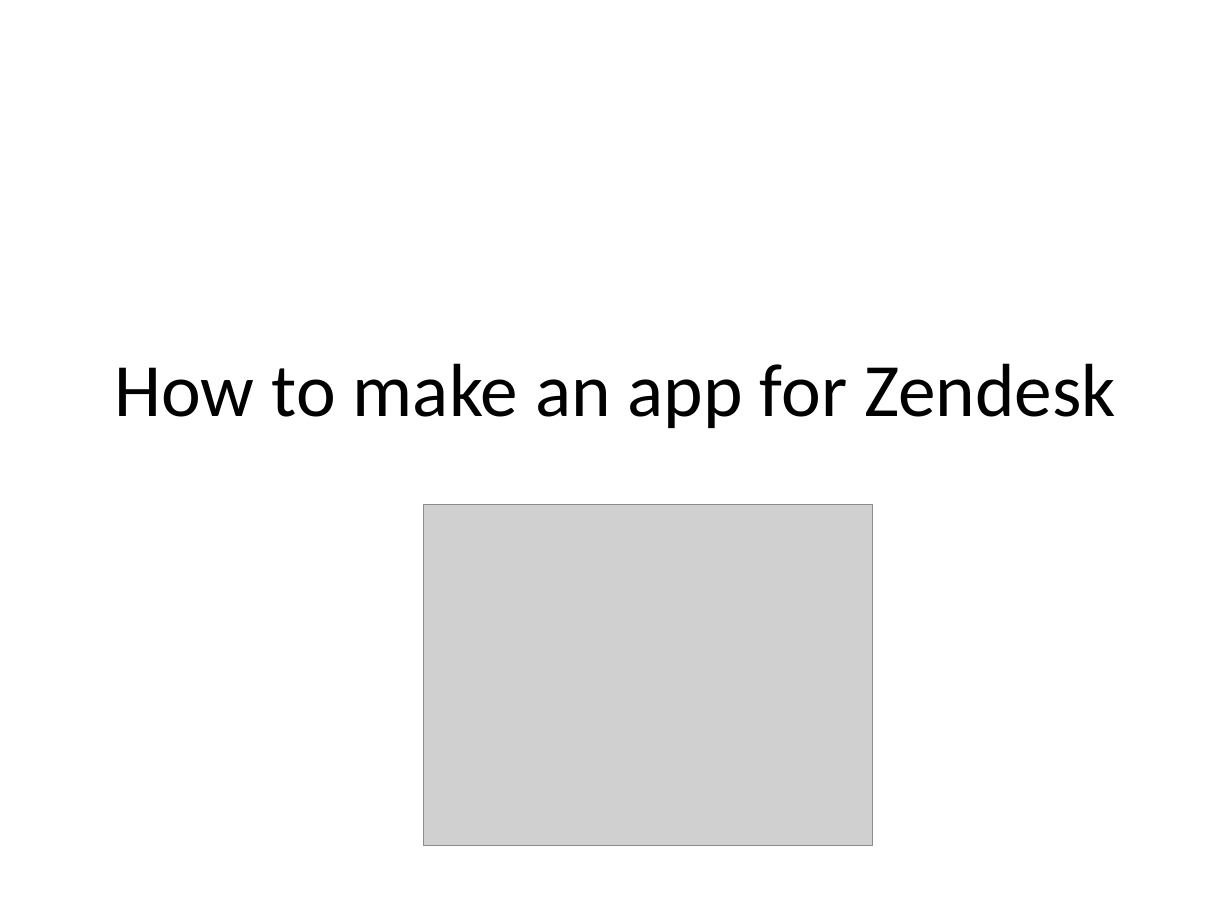
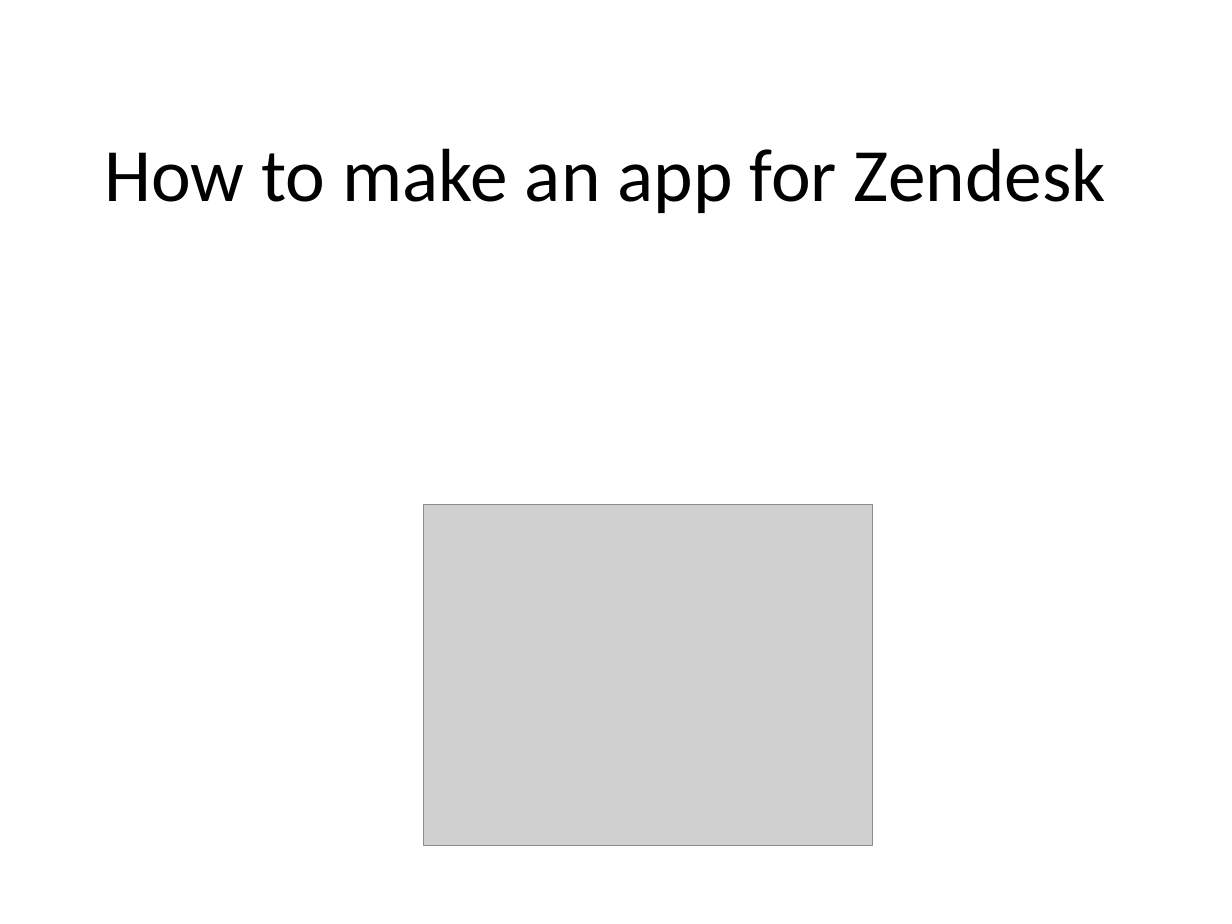
Before and after one commit to wayko/ZendeskApp, a slide deck: slide 1 of PowerPoint/How to make an app for Zendesk.pptx. Drawn at 1232x924 pixels with LibreOffice and Linux fonts; fonts in the diff are those of the drawing; grey boxes stand for pictures. Boxes give left, top, right and bottom in pixels: in the first picture for what was removed or moved away, otherwise in the second. Text is boxed around its words. In the diff, an @@ line names an element or a change of style, - is before the commit and + after.

Commit message:
Made one more change on the powerpoint presentation

```diff
--- a/PowerPoint/How to make an app for Zendesk.pptx
+++ b/PowerPoint/How to make an app for Zendesk.pptx
@@ title "How to make an app ...": place and size @@
-title "How to make an app ..." at [115,363,1116,428]
+title "How to make an app ..." at [104,148,1106,213]
```
